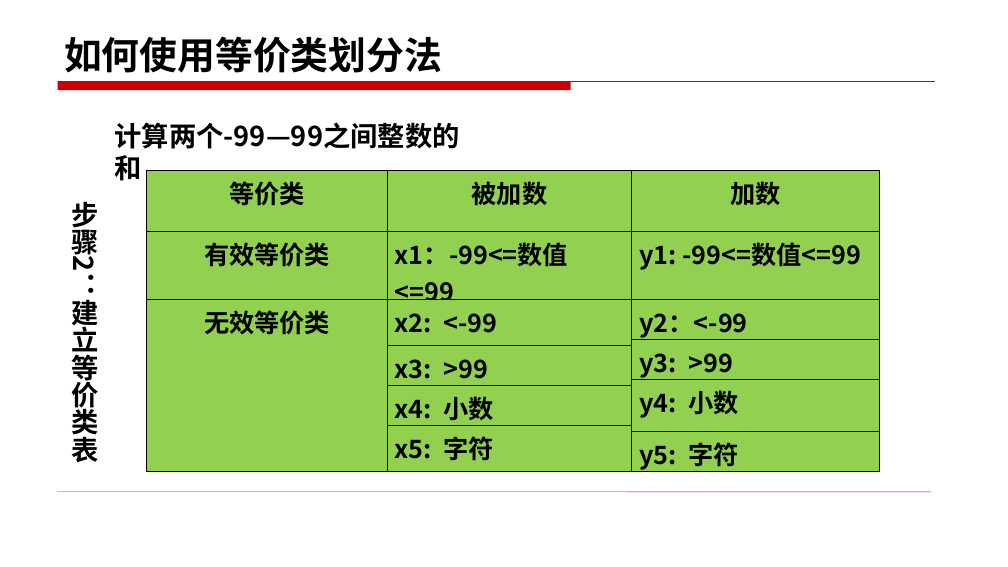
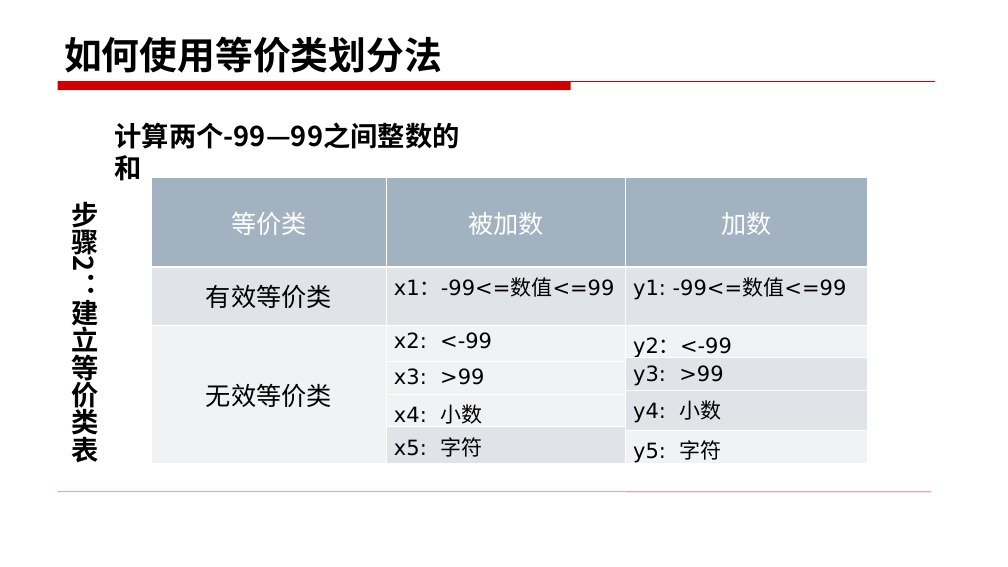
Before and after one commit to edu2act/course-foundation-software-tesing, a slide deck: slide 31 of materials/slides/3.1.pptx. Drawn at 1008x567 pixels with LibreOffice and Linux fonts; fonts in the diff are those of the drawing. Boxes give left, top, right and bottom in pixels: in the first picture for what was removed or moved away, otherwise in the second. Text is boxed around its words. In the diff, an @@ line names an element or a change of style, - is before the commit and + after.

```diff
--- a/materials/slides/3.1.pptx
+++ b/materials/slides/3.1.pptx
@@ table at box(151, 178, 867, 467) @@
@@ fill #92D050 to #A3B2C1 in row 1 @@
@@ fill #92D050 to #E0E4E9 in 6 cells @@
@@ fill #92D050 to #F0F2F4 in 6 cells @@
@@ font Noto Sans CJK SC to DejaVu Sans, bold off @@
@@ text colour #000000 to #FFFFFF in "等价类", "被加数", "加数" @@
@@ size 24 to 20 pt in "x1：-99<=数值<=99", "y1: -99<=数值<=99", "x2: <-99", "y2：<-99" and 6 more places @@
@@ borders changed @@
@@ table: place and size @@
-table at box(147, 170, 879, 474)
+table at box(151, 178, 867, 467)
```
Also in this commit, not shown: 24 other slides changed, 5 slides added, 6 slides removed, 36 other files.
